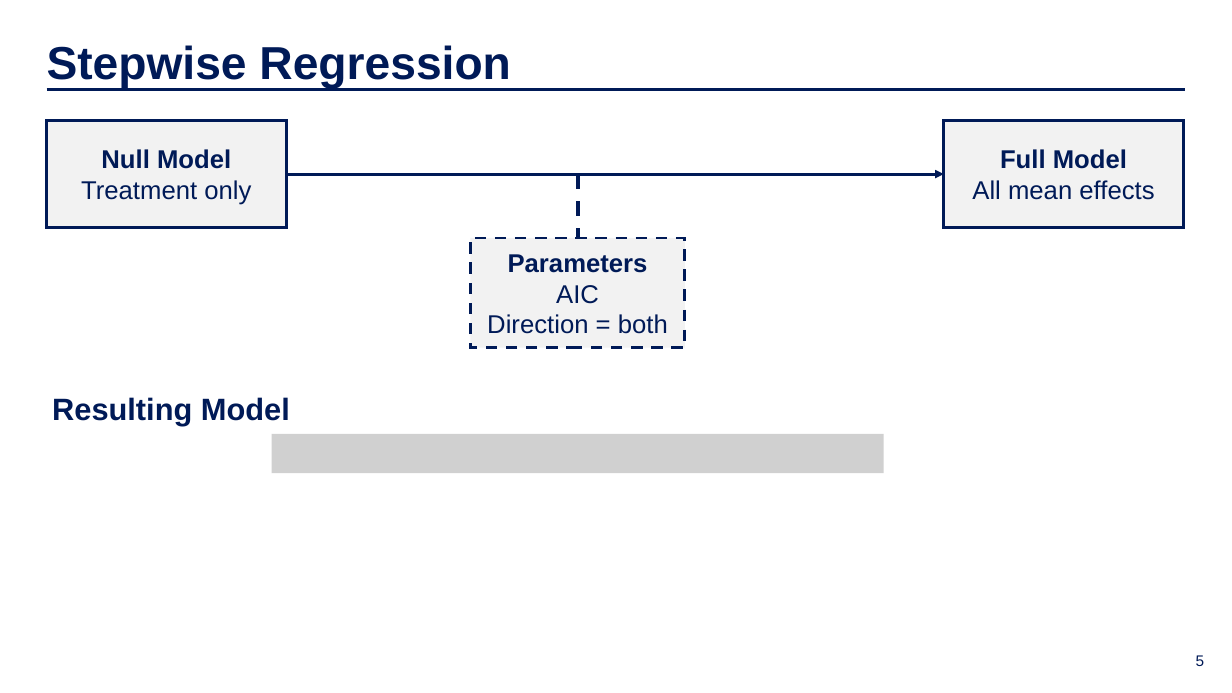
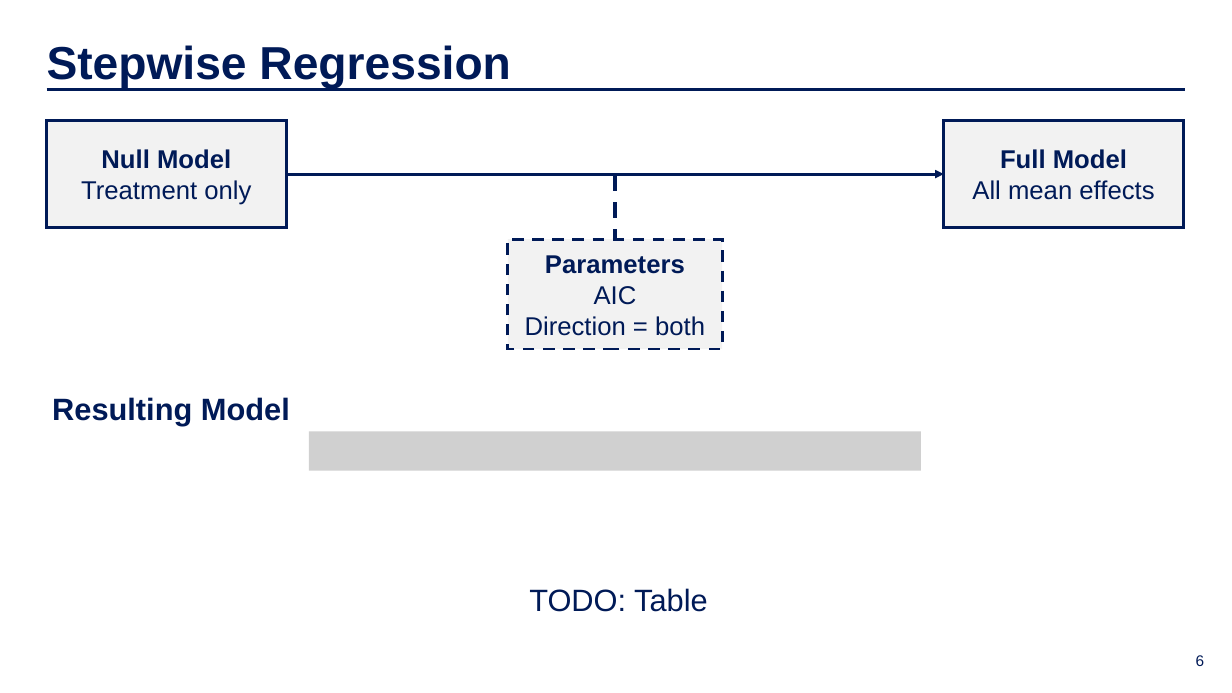
Before and after one commit to IDS-702-F21/team-project-1-effects-of-job-training-on-wages-yellowfellows, a slide deck: slide 6 of Presentation/slide_deck.pptx (slide 5 before the commit). Drawn at 1232x693 pixels with LibreOffice and Linux fonts; fonts in the diff are those of the drawing; grey boxes stand for pictures; background and template pictures are left out. Boxes give left, top, right and bottom in pixels: in the first picture for what was removed or moved away, otherwise in the second. Text is boxed around its words. In the diff, an @@ line names an element or a change of style, - is before the commit and + after.

```diff
--- a/Presentation/slide_deck.pptx
+++ b/Presentation/slide_deck.pptx
@@ line moved from (578, 174) - (578, 238) to (616, 176) - (616, 239) @@
@@ rectangle "Parameters": place and size @@
-rectangle "Parameters" at box(470, 238, 685, 348)
+rectangle "Parameters" at box(508, 239, 723, 349)
@@ picture: place and size @@
-picture at box(272, 433, 884, 473)
+picture at box(309, 432, 921, 471)
@@ text added at box(529, 588, 708, 612), 24 pt, text #001A57 @@
+TODO: Table
@@ page number at box(1196, 655, 1205, 666): text changed @@
-5
+6
```
Also in this commit, not shown: 2 other slides changed, 3 slides added, 2 slides removed, 1 other file.
